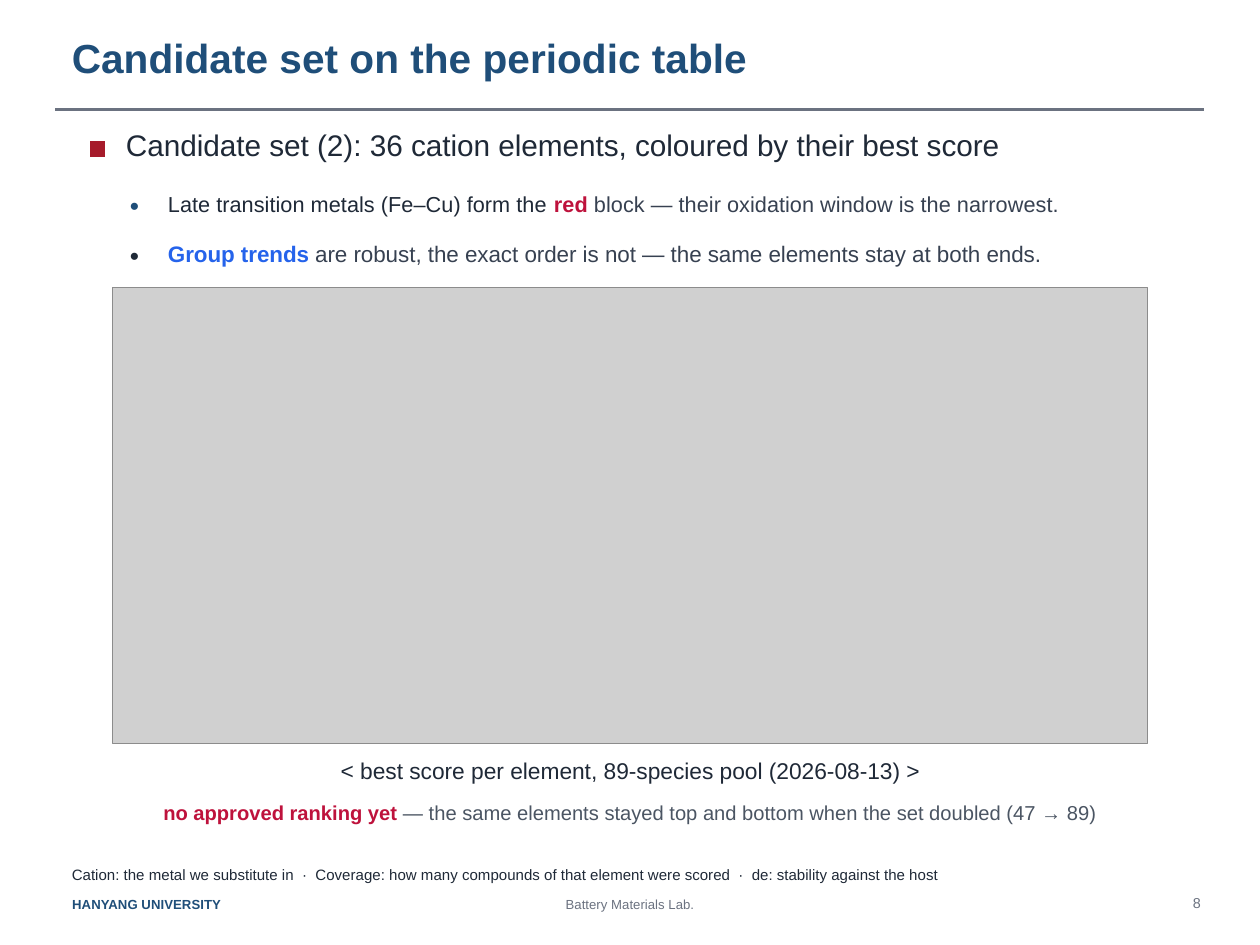
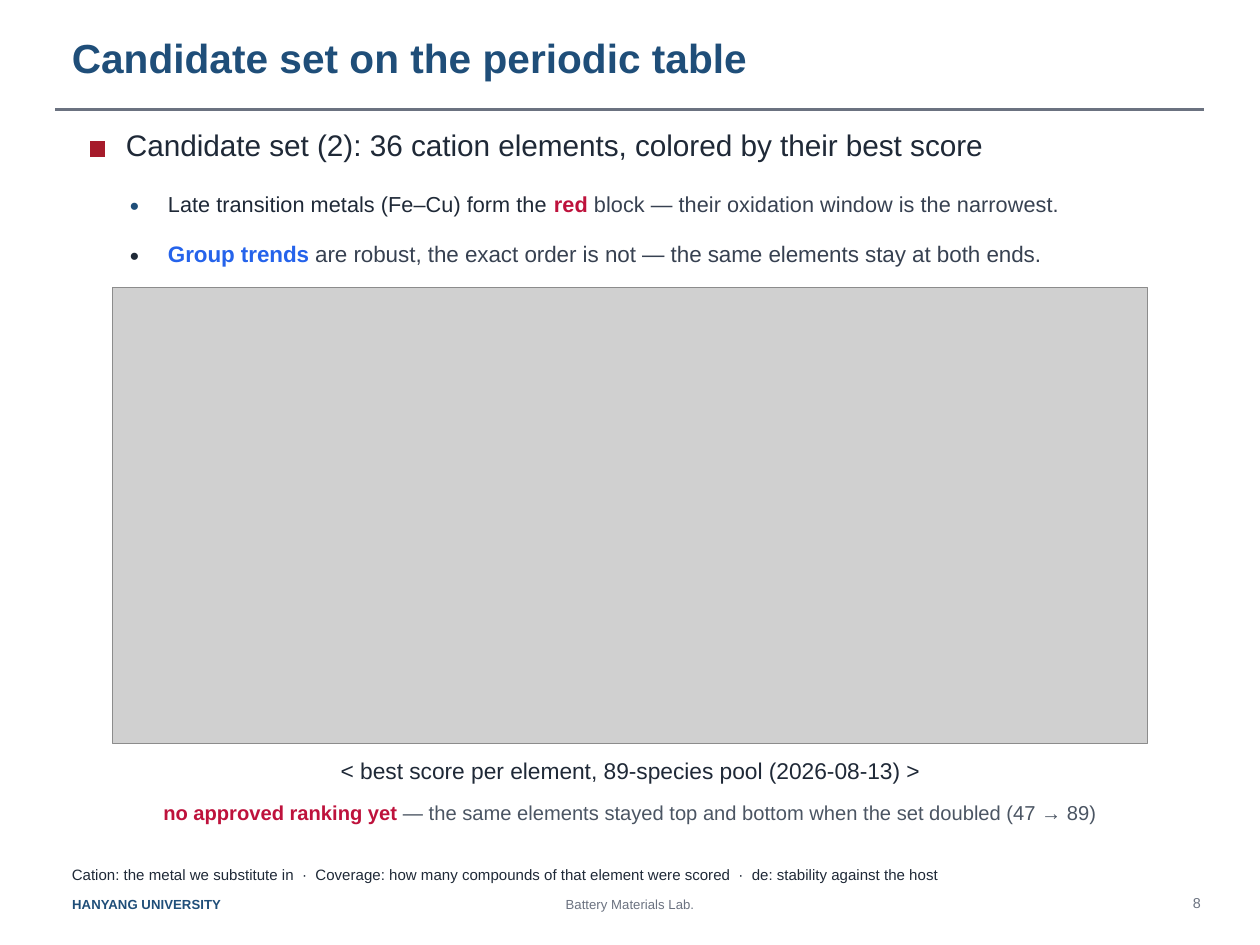
Before and after one commit to yonghoon7153-source/Yonghoon-DEM-DFT, a slide deck: slide 1 of docs/Slide08_periodic_table.pptx. Drawn at 1260x945 pixels with LibreOffice and Linux fonts; fonts in the diff are those of the drawing; grey boxes stand for pictures. Boxes give left, top, right and bottom in pixels: in the first picture for what was removed or moved away, otherwise in the second. Text is boxed around its words. In the diff, an @@ line names an element or a change of style, - is before the commit and + after.

```diff
--- a/docs/Slide08_periodic_table.pptx
+++ b/docs/Slide08_periodic_table.pptx
@@ text at bbox=[126, 134, 983, 162]: text changed @@
-Candidate set (2): 36 cation elements, coloured by their best score
+Candidate set (2): 36 cation elements, colored by their best score
```
Also in this commit, not shown: 12 other files.
